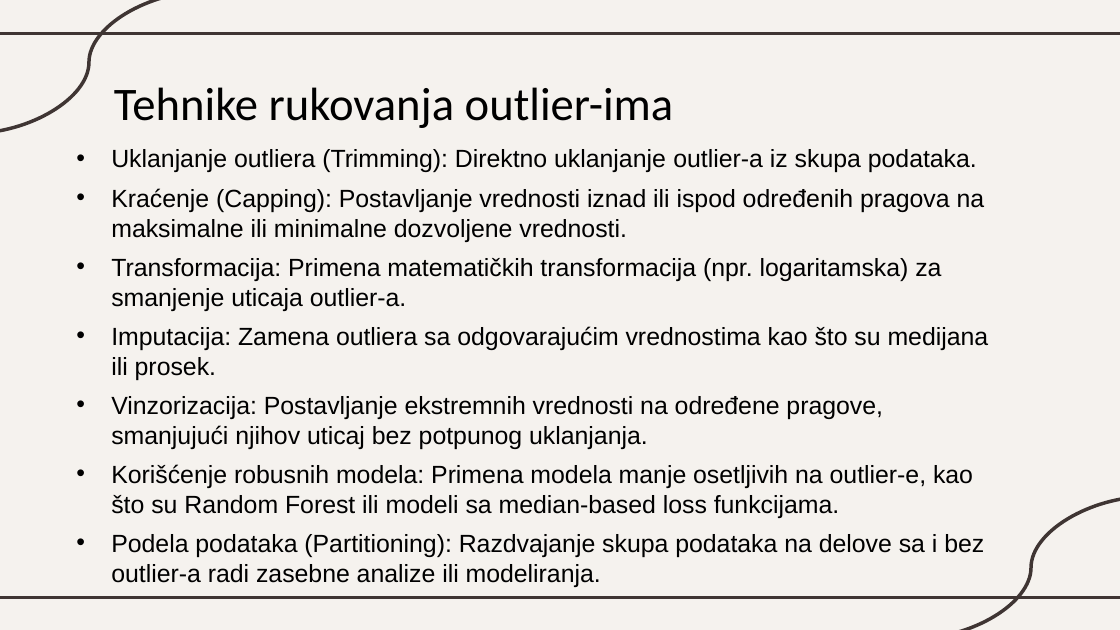
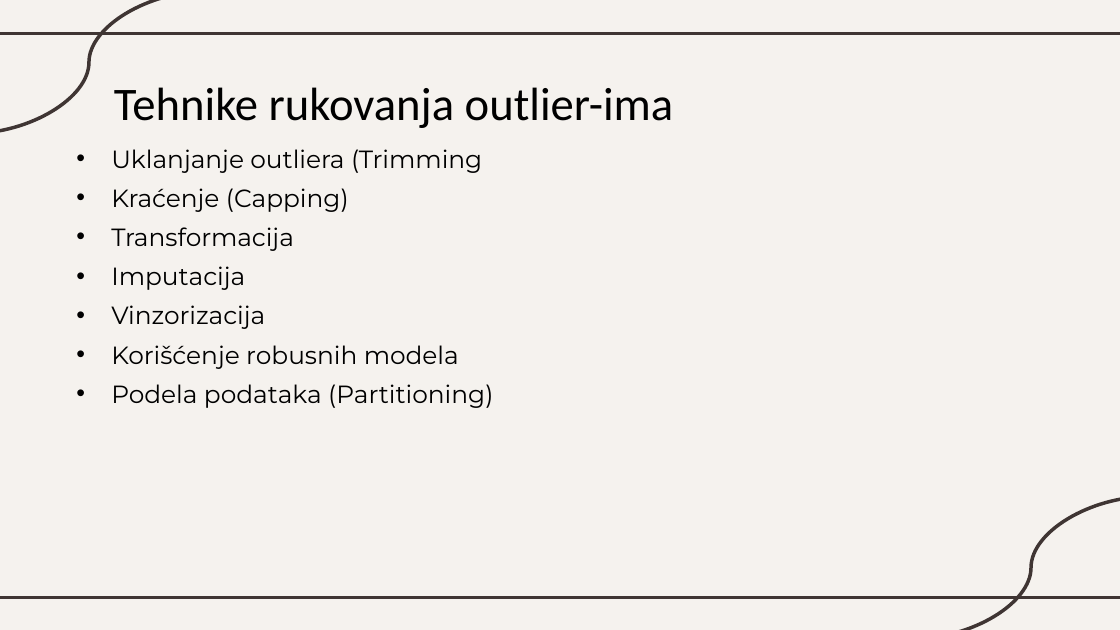
Before and after one commit to katarinaast/Data-transformation-in-machine-learning, a slide deck: slide 31 of Transformacija podataka.pptx. Drawn at 1120x630 pixels with LibreOffice and Linux fonts; fonts in the diff are those of the drawing. Boxes give left, top, right and bottom in pixels: in the first picture for what was removed or moved away, otherwise in the second. Text is boxed around its words. In the diff, an @@ line names an element or a change of style, - is before the commit and + after.

```diff
--- a/Transformacija podataka.pptx
+++ b/Transformacija podataka.pptx
@@ text at bbox=[111, 149, 493, 408]: text changed; font Arial to Montserrat @@
-• Uklanjanje outliera (Trimming): Direktno uklanjanje outlier-a iz skupa podataka.
-• Kraćenje (Capping): Postavljanje vrednosti iznad ili ispod određenih pragova na maksimalne ili minimalne dozvoljene vrednosti.
-• Transformacija: Primena matematičkih transformacija (npr. logaritamska) za smanjenje uticaja outlier-a.
-• Imputacija: Zamena outliera sa odgovarajućim vrednostima kao što su medijana ili prosek.
-• Vinzorizacija: Postavljanje ekstremnih vrednosti na određene pragove, smanjujući njihov uticaj bez potpunog uklanjanja.
-• Korišćenje robusnih modela: Primena modela manje osetljivih na outlier-e, kao što su Random Forest ili modeli sa median-based loss funkcijama.
-• Podela podataka (Partitioning): Razdvajanje skupa podataka na delove sa i bez outlier-a radi zasebne analize ili modeliranja.
+• Uklanjanje outliera (Trimming
+• Kraćenje (Capping)
+• Transformacija
+• Imputacija
+• Vinzorizacija
+• Korišćenje robusnih modela
+• Podela podataka (Partitioning)
```
Also in this commit, not shown: 30 other slides changed.
